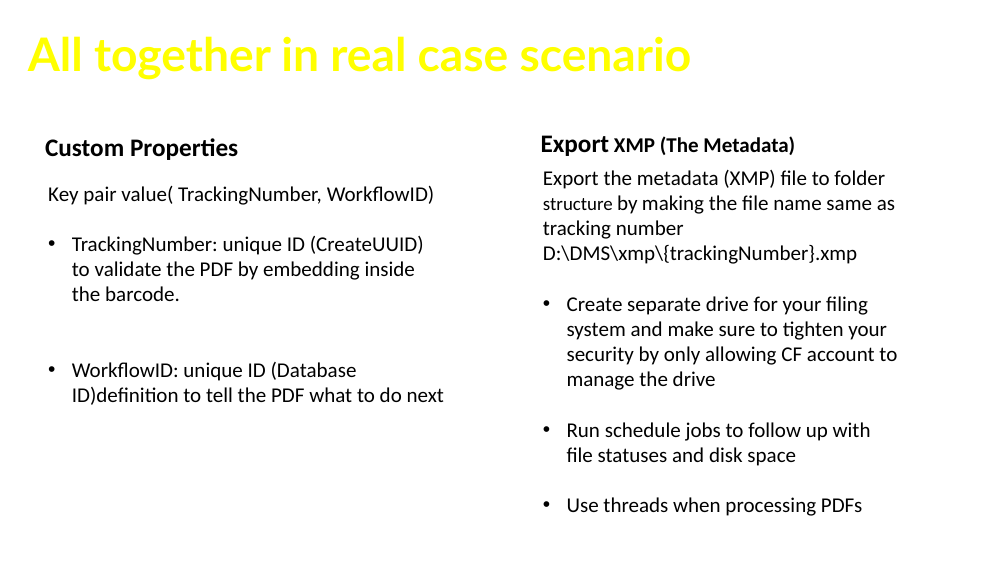
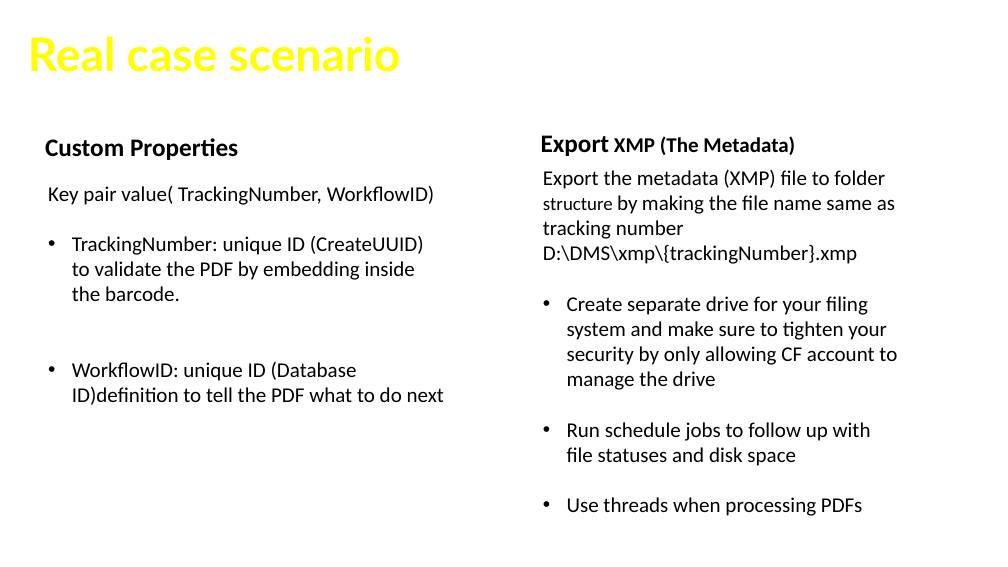
Before and after one commit to cfclick/CFSummit2016, a slide deck: slide 23 of powerpoint/SmartPDF/Don't Just PDF.pptx. Drawn at 1008x567 pixels with LibreOffice and Linux fonts; fonts in the diff are those of the drawing; background and template pictures are left out. Boxes give left, top, right and bottom in pixels: in the first picture for what was removed or moved away, otherwise in the second. Text is boxed around its words. In the diff, an @@ line names an element or a change of style, - is before the commit and + after.

```diff
--- a/powerpoint/SmartPDF/Don't Just PDF.pptx
+++ b/powerpoint/SmartPDF/Don't Just PDF.pptx
@@ text at <box>28,36,401,72</box>: text changed @@
-All together in real case scenario
+Real case scenario
```
Also in this commit, not shown: 7 other slides changed, 1 other file.
